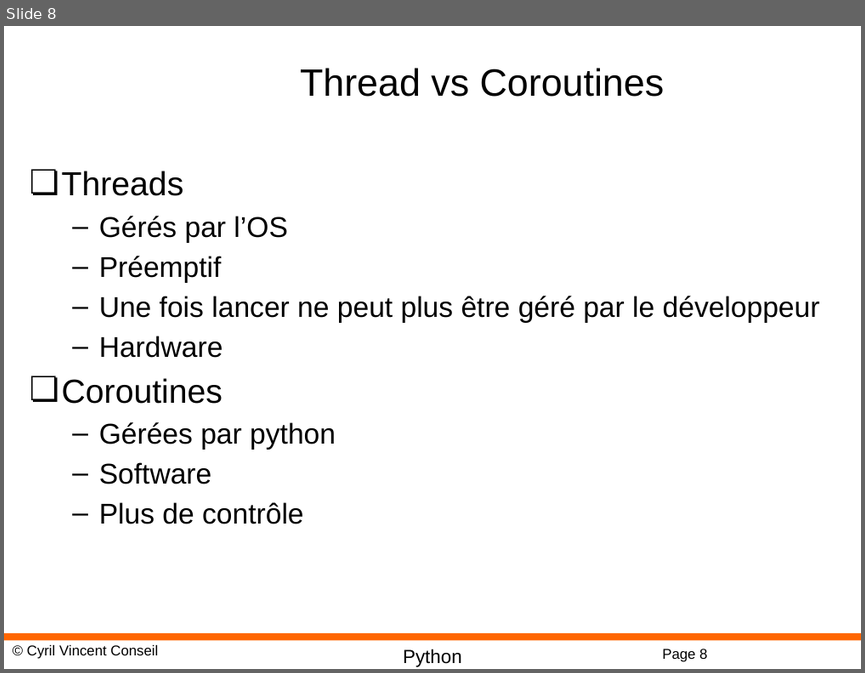
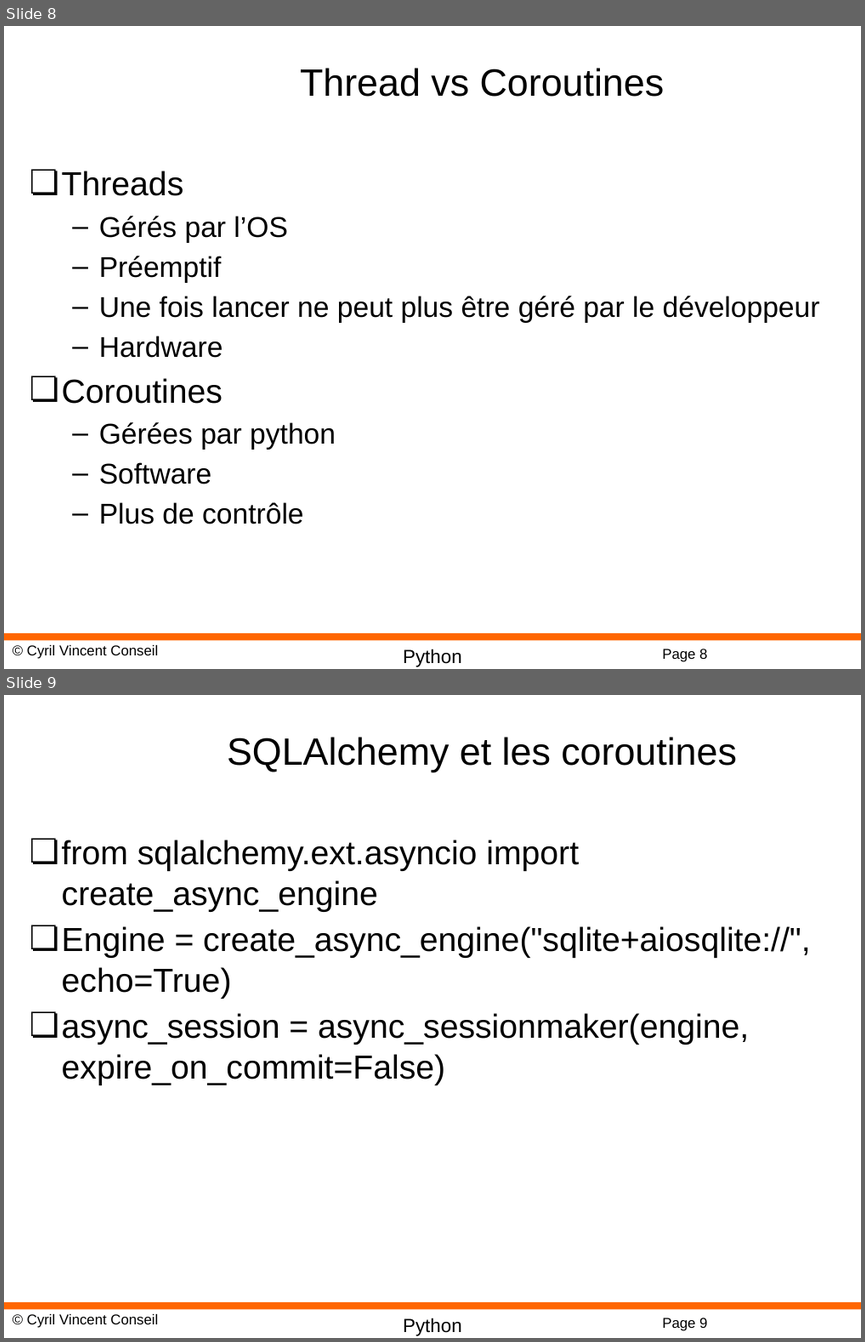
Before and after one commit to cyrilvincent/python, a slide deck: ppt/Python23-Async.pptx. Shown one above the other, each under a label of ours: slide 8 before the commit, slides 8 and 9 after it. The pictures are 865x673 and 865x1342 pixels, drawn with LibreOffice and Linux fonts; fonts in the diff are those of the drawing; background and template pictures are left out. Boxes give left, top, right and bottom in pixels: in the first picture for what was removed or moved away, otherwise in the second. Text is boxed around its words. In the diff, an @@ line names an element or a change of style, - is before the commit and + after.

```diff
--- a/ppt/Python23-Async.pptx
+++ b/ppt/Python23-Async.pptx
@@ slide 9 added at (4,695,861,1338), background #FFFFFF; not listed: 4 template elements that a slide beside it also shows @@
@@ title added at (227,737,737,772), 32 pt, text #000000 @@
+SQLAlchemy et les coroutines
@@ text added at (62,839,810,1085), 28 pt, text #000000 @@
+❏ from sqlalchemy.ext.asyncio import create_async_engine
+❏ Engine = create_async_engine("sqlite+aiosqlite://", echo=True)
+❏ async_session = async_sessionmaker(engine, expire_on_commit=False)
```
Also in this commit, not shown: 1 other slide added, 8 other files.
